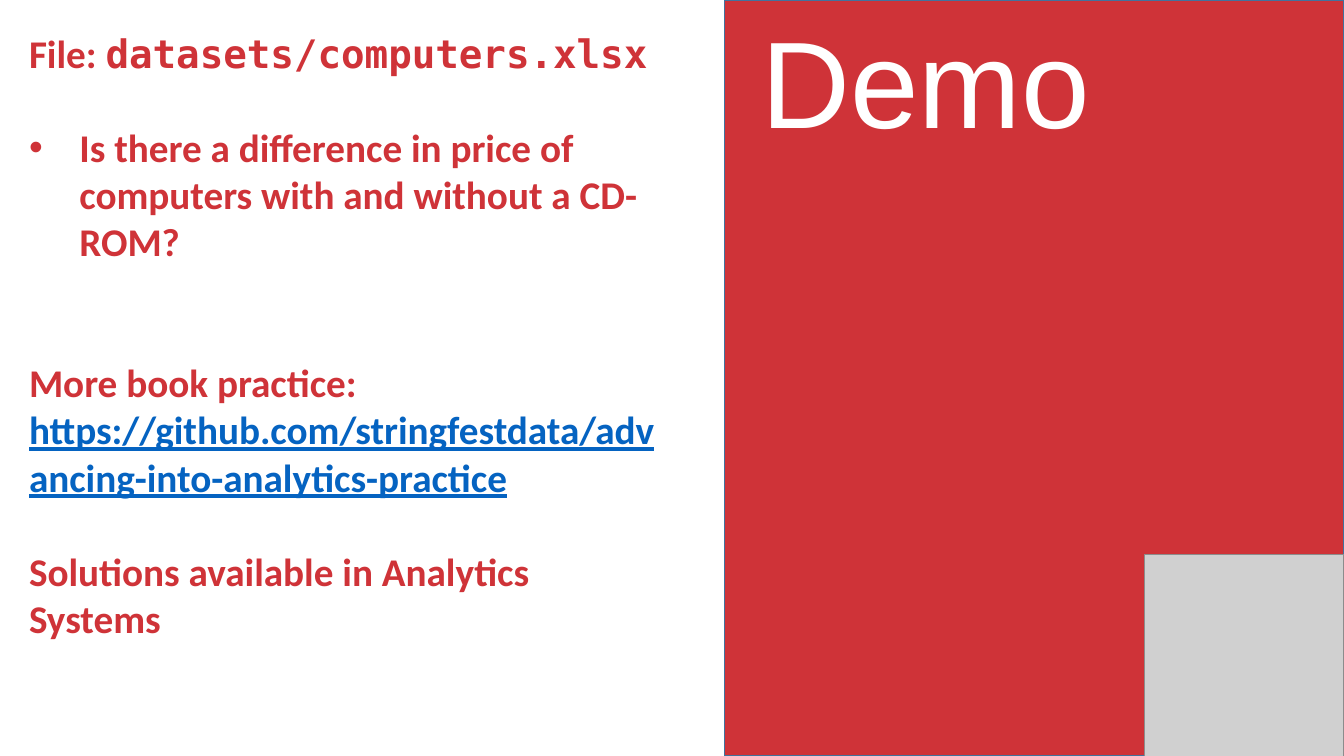
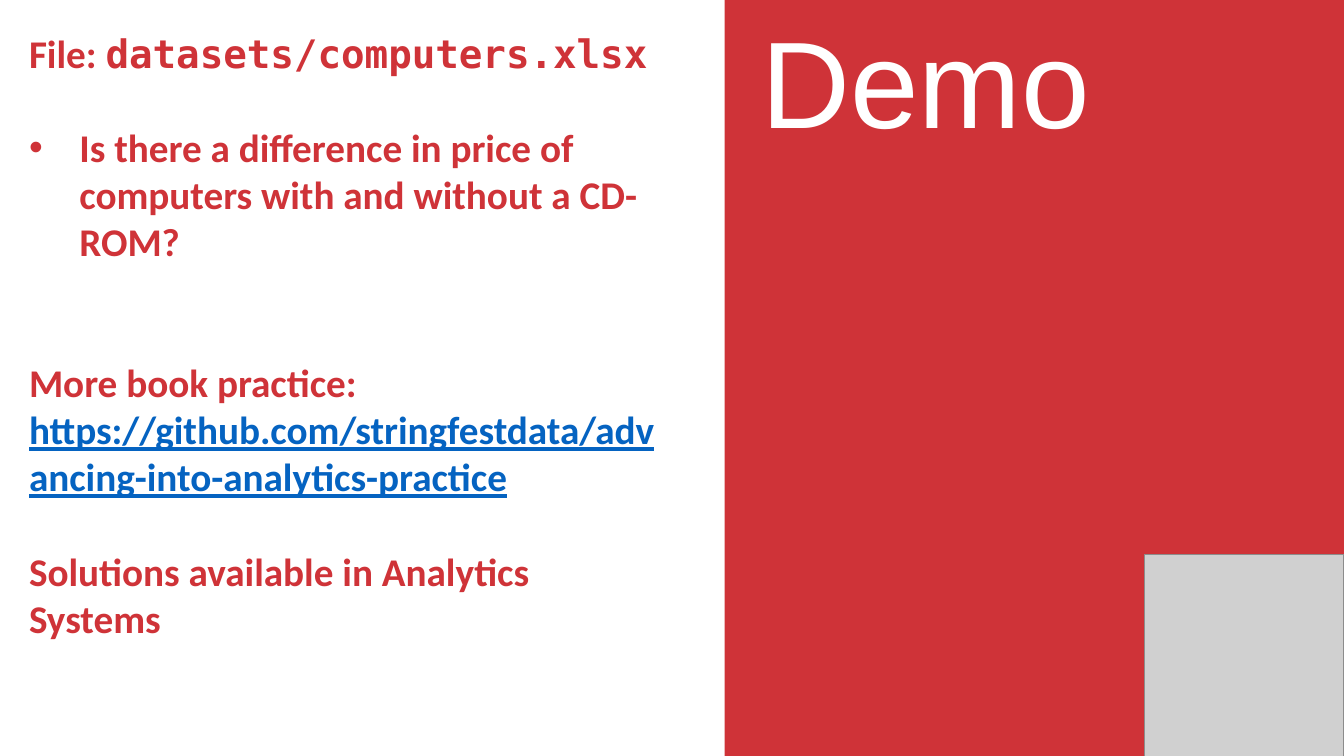
Before and after one commit to stringfestdata/aina-foundations-of-analytics, a slide deck: slide 7 of aina-foundations-of-analytics.pptx. Drawn at 1344x756 pixels with LibreOffice and Linux fonts; fonts in the diff are those of the drawing; grey boxes stand for pictures. Boxes give left, top, right and bottom in pixels: in the first picture for what was removed or moved away, otherwise in the second. Text is boxed around its words. In the diff, an @@ line names an element or a change of style, - is before the commit and + after.

```diff
--- a/aina-foundations-of-analytics.pptx
+++ b/aina-foundations-of-analytics.pptx
@@ rectangle at <box>725,0,1344,756</box>: outline #43739E 1 pt to none @@
```
Also in this commit, not shown: 2 other slides changed, 2 other files.
